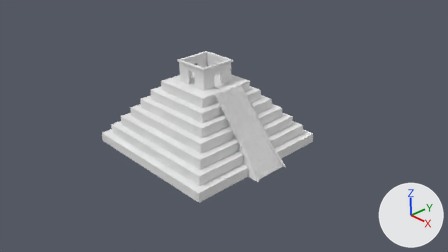
The Blender file mayan-temple-with-stairs.blend: old version first, new version second.
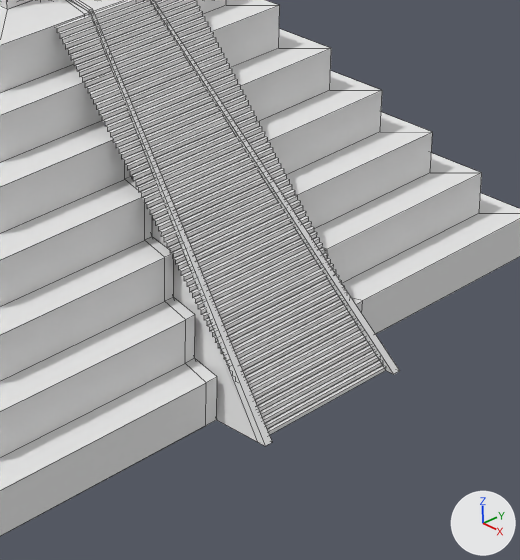
Each version is shown from the file's camera 'Camera', then close up on the part from 45% to 69% of the width and 35% to 82% of the height. Arrows for +X, +Y and +Z are at lower right; the lights stay in place. The close-ups show mesh edges as thin lines.

In view in the first close-up: 'North-east pyramid'.
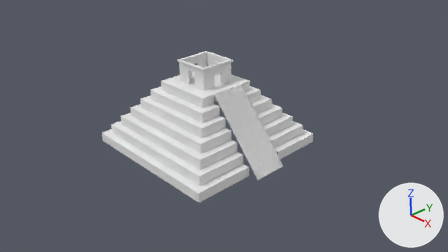
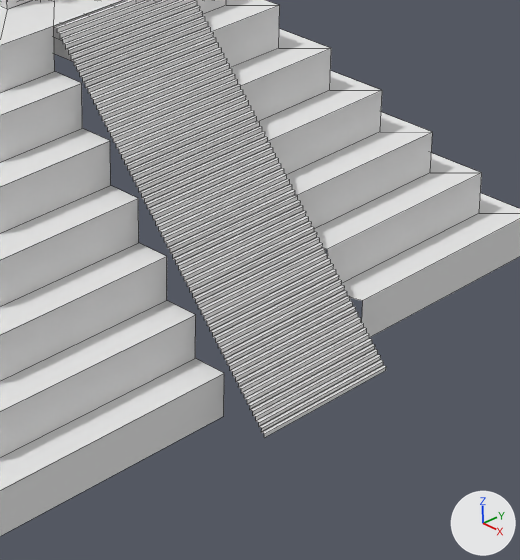
Commit message: making progress with the stairs

What differs and where, as boxes [x1, y1, x2, y2] in the close-ups (520 x 560 px):
part 1 of me_cube_002, cut back: before [0, 0, 400, 536]; after [0, 0, 379, 536]

The edits, one by one:
me_cube_002 is used by ob_north_east_pyramid; location (0.0, 0.0, 0.0); scale (1.71, 1.71, 0.106).
me_cube_002 had 835 vertices, 545 faces, 5 loose edges and spanned x -1.0..1.1, y -1.0..1.0, z 0.0..18.6.
me_cube_002 now has 791 vertices, 479 faces, 5 loose edges and spans x -1.0..1.1, y -1.0..1.0, z 0.0..18.6.
Part 1, on me_cube_002:
48 vertices are removed from x 0.4..1.1, y -0.3..0.3, z 0.0..14.1.
93 faces are deleted.
5 loose edges are deleted.
4 vertices are added at (0.5, -0.2, 10.0), (0.5, -0.2, 12.0), (0.4, -0.2, 12.0), (0.4, -0.2, 14.0).
5 loose edges are added.
27 new faces join them.
